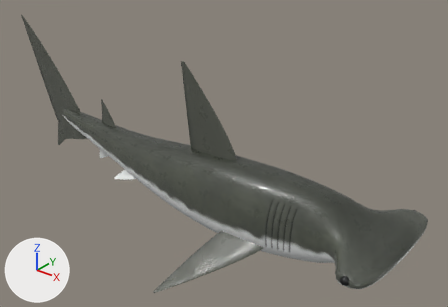
A saved change to the glTF model public/models/great_hammerhead.glb.
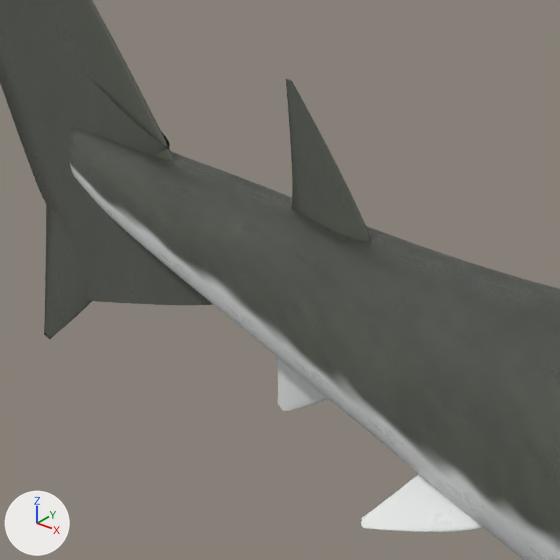
The first picture shows the older version from a 50 mm camera at (2.87, -3.44, 2.38) aimed at (0.01, 0.14, 0.17). The close-ups show the older and then the newer version on the part from 11% to 33% of the width and 28% to 60% of the height of that picture. Only the edits that show in the close-ups are written down. Lighting does not change. The marker at lower left points along +X, +Y and +Z. Where no turn or scale is listed for an object, it has been applied to the vertices. Vertices at exactly the same position are counted once.

The scene before the commit, as lines of its bpy script (objects in view):
```python
ob_greathammerhead_body = bpy.data.objects.new('GreatHammerhead_Body', me_greathammerhead_body)
ob_greathammerhead_body.location = (-0.144, -0.018, 0.011)
ob_greathammerhead_fins = bpy.data.objects.new('GreatHammerhead_Fins', me_greathammerhead_fins)
ob_greathammerhead_fins.location = (-0.871, -0.167, 0.224)
```
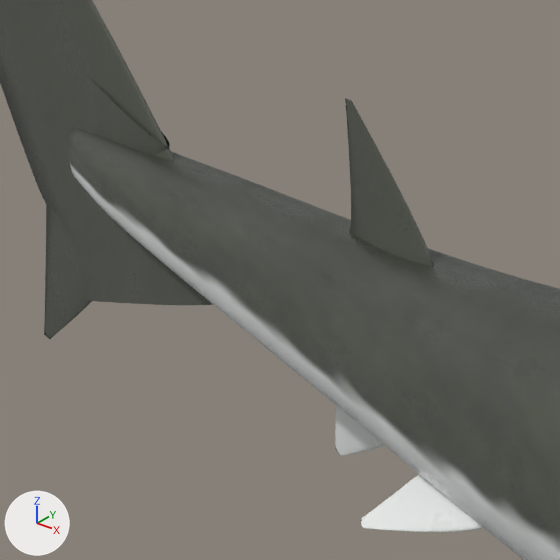
Where the change shows, as pixel boxes [x1, y1, x2, y2] in the close-ups (560 x 560 px; the box of a moved part takes in the faces that stretch with it):
part 1 of me_greathammerhead_body, surface changed
    both: [188, 196, 451, 498]
part 2 of me_greathammerhead_fins, moved or reshaped
    before: [277, 79, 372, 412]
    after: [335, 98, 434, 456]
part 3 of me_greathammerhead_fins, surface changed
    before: [287, 188, 354, 408]
    after: [335, 113, 371, 435]
part 4 of me_greathammerhead_fins, recoloured
    before: [348, 188, 354, 238]
    after: [347, 113, 357, 235]

The change, as a list of edits to the scene's bpy script:
```text
Add img_great_hammerhead_bdaf49dc23_albedo:
    img_great_hammerhead_bdaf49dc23_albedo = load_image('great_hammerhead_bdaf49dc23_albedo', '_unpacked/great_hammerhead_bdaf49dc23_albedo', 1024, 2048, 'sRGB')
Change mat_skin:
    where n2 = _N.new('ShaderNodeTexImage'); n2.name = 'Image Texture'
    n2.image: img_great_hammerhead_916f02c9bf_albedo -> img_great_hammerhead_bdaf49dc23_albedo
    where n6 = _N.new('ShaderNodeMapping'); n6.name = 'Mapping'
    n6.inputs[3].default_value: (10.0, 16.0, 1.0) -> (9.0, 17.0, 1.0)  # 'Scale'
    where n10 = _N.new('ShaderNodeMapping'); n10.name = 'Mapping.001'
    n10.inputs[3].default_value: (10.0, 16.0, 1.0) -> (9.0, 17.0, 1.0)  # 'Scale'
Change me_greathammerhead_body:
    where me_greathammerhead_body.from_pydata(...)  # 19714 vertices, 39424 faces; spans x -1.82..1.82, y -0.53..0.53, z -0.32..0.32
    used by ob_greathammerhead_body; location = (-0.144, -0.018, 0.011)
    me_greathammerhead_body part 1: texture (UV) coordinates of 39104 of 39424 faces, centred in x -1.76..1.82, y -0.53..0.53, z -0.32..0.32, changed; they spanned u 0.0..1.0, v 0.0..0.98 and now span u 0.0..1.0, v 0.03..0.98
Change me_greathammerhead_fins:
    used by ob_greathammerhead_fins; location = (-0.871, -0.167, 0.224)
    remove me_greathammerhead_fins.from_pydata(...)  # 9085 vertices, 18118 faces; spans x -1.65..1.65, y -0.72..0.72, z -0.77..0.77
    add me_greathammerhead_fins.from_pydata(...)  # 9084 vertices, 18128 faces; spans x -1.65..1.65, y -0.72..0.72, z -0.77..0.77
    me_greathammerhead_fins part 2: 329 vertices moved from x -0.5..-0.2, y 0.1..0.15, z -0.45..0.14 to x -0.36..-0.17, y 0.1..0.13, z -0.48..0.16; 1653 vertices removed from x -0.53..-0.19, y 0.1..0.16, z -0.47..0.16; 1652 vertices added at x -0.36..-0.02, y 0.08..0.13, z -0.49..0.18
    me_greathammerhead_fins part 3: 483 kept faces spanning x -0.36..-0.17, y 0.1..0.13, z -0.48..0.16 get new texture (UV) coordinates
    me_greathammerhead_fins part 4: 53 kept faces spanning x -0.26..-0.23, y 0.11..0.12, z -0.11..0.15 get new vertex colours; the middle colour goes from dark grey #55584f to dark grey #474b44
```
